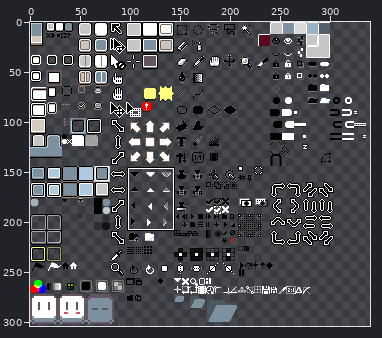
Sprite sheet: data/extensions/aseprite-theme/sheet.png. Above: a wide view before the commit, with the close-up outlined.
Close-up. As it was:
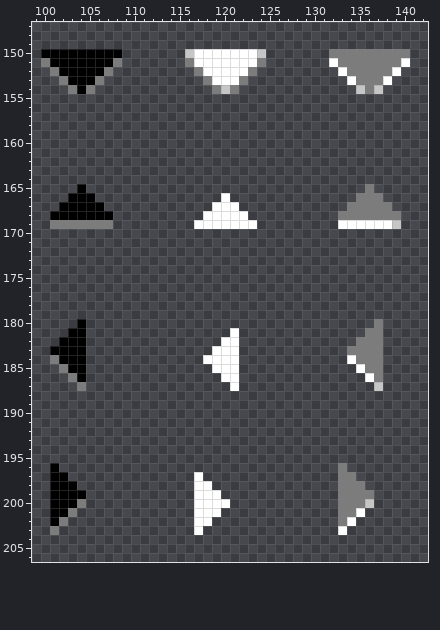
The file is 340x304 pixels. Pixels under 10% opacity are left out. Colours within 5 levels of each other are drawn and written as one. Shown: x 99..142, y 147..206. The commit also changed other parts of the picture, which this record leaves out.
After the commit:
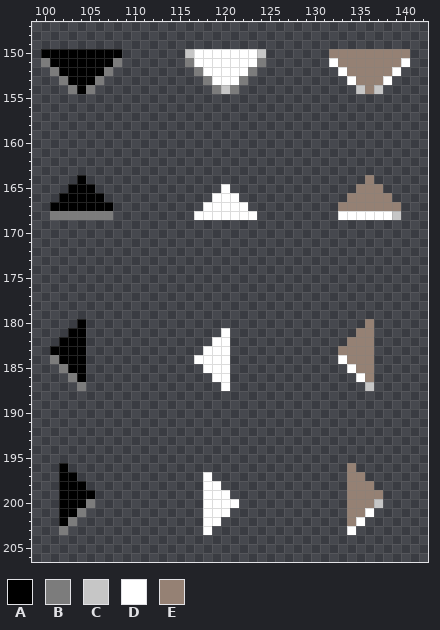
Palette (. is transparent): A #000000  B #7c7c7c  C #c6c6c6  D #ffffff  E #958174
Difference:
{"y":150,"x":132,"old":"BBBBBBBBB","new":"EEEEEEEEE"}
{"y":151,"x":133,"old":"BBBBBBB","new":"EEEEEEE"}
{"y":152,"x":134,"old":"BBBBB","new":"EEEEE"}
{"y":153,"x":135,"old":"BBB","new":"EEE"}
{"y":154,"x":136,"old":"B","new":"E"}
{"y":164,"x":104,"old":".","new":"A"}
{"y":164,"x":136,"old":".","new":"E"}
{"y":165,"x":103,"old":".","new":"A"}
{"y":165,"x":105,"old":".","new":"A"}
{"y":165,"x":120,"old":".","new":"D"}
{"y":165,"x":135,"old":".B.","new":"EEE"}
{"y":166,"x":102,"old":".","new":"A"}
{"y":166,"x":106,"old":".","new":"A"}
{"y":166,"x":119,"old":".","new":"D"}
{"y":166,"x":121,"old":".","new":"D"}
{"y":166,"x":134,"old":".BBB.","new":"EEEEE"}
{"y":167,"x":101,"old":".","new":"A"}
{"y":167,"x":107,"old":".","new":"A"}
{"y":167,"x":118,"old":".","new":"D"}
{"y":167,"x":122,"old":".","new":"D"}
{"y":167,"x":133,"old":".BBBBB.","new":"EEEEEEE"}
{"y":168,"x":101,"old":"AAAAAAA","new":"BBBBBBB"}
{"y":168,"x":117,"old":".","new":"D"}
{"y":168,"x":123,"old":".","new":"D"}
{"y":168,"x":133,"old":"BBBBBBB","new":"DDDDDDC"}
{"y":169,"x":101,"old":"BBBBBBB","new":"......."}
{"y":169,"x":117,"old":"DDDDDDD","new":"......."}
{"y":169,"x":133,"old":"DDDDDDC","new":"......."}
{"y":180,"x":136,"old":".B","new":"E."}
{"y":181,"x":120,"old":".D","new":"D."}
{"y":181,"x":135,"old":".BB","new":"EE."}
{"y":182,"x":119,"old":".","new":"D"}
{"y":182,"x":121,"old":"D","new":"."}
{"y":182,"x":134,"old":".BBB","new":"EEE."}
{"y":183,"x":118,"old":".","new":"D"}
{"y":183,"x":121,"old":"D","new":"."}
{"y":183,"x":133,"old":".BBBB","new":"EEEE."}
{"y":184,"x":117,"old":".","new":"D"}
{"y":184,"x":121,"old":"D","new":"."}
{"y":184,"x":133,"old":".DBBB","new":"DEEE."}
{"y":185,"x":118,"old":".","new":"D"}
{"y":185,"x":121,"old":"D","new":"."}
{"y":185,"x":134,"old":".DBB","new":"DEE."}
{"y":186,"x":119,"old":".","new":"D"}
{"y":186,"x":121,"old":"D","new":"."}
{"y":186,"x":135,"old":".DB","new":"DE."}
{"y":187,"x":120,"old":".D","new":"D."}
{"y":187,"x":136,"old":".C","new":"C."}
{"y":196,"x":101,"old":"A.","new":".A"}
{"y":196,"x":133,"old":"B.","new":".E"}
{"y":197,"x":101,"old":"A","new":"."}
{"y":197,"x":103,"old":".","new":"A"}
{"y":197,"x":117,"old":"D.","new":".D"}
{"y":197,"x":133,"old":"BB.","new":".EE"}
{"y":198,"x":101,"old":"A","new":"."}
{"y":198,"x":104,"old":".","new":"A"}
{"y":198,"x":117,"old":"D","new":"."}
{"y":198,"x":119,"old":".","new":"D"}
{"y":198,"x":133,"old":"BBB.","new":".EEE"}
{"y":199,"x":101,"old":"A","new":"."}
{"y":199,"x":105,"old":".","new":"A"}
{"y":199,"x":117,"old":"D","new":"."}
{"y":199,"x":120,"old":".","new":"D"}
{"y":199,"x":133,"old":"BBBB.","new":".EEEE"}
{"y":200,"x":101,"old":"A","new":"."}
{"y":200,"x":104,"old":"B.","new":"AB"}
{"y":200,"x":117,"old":"D","new":"."}
{"y":200,"x":121,"old":".","new":"D"}
{"y":200,"x":133,"old":"BBBC.","new":".EEEC"}
{"y":201,"x":101,"old":"A","new":"."}
{"y":201,"x":103,"old":"B.","new":"AB"}
{"y":201,"x":117,"old":"D","new":"."}
{"y":201,"x":120,"old":".","new":"D"}
{"y":201,"x":133,"old":"BBD.","new":".EED"}
{"y":202,"x":101,"old":"AB.","new":".AB"}
{"y":202,"x":117,"old":"D","new":"."}
{"y":202,"x":119,"old":".","new":"D"}
{"y":202,"x":133,"old":"BD.","new":".ED"}
{"y":203,"x":101,"old":"B.","new":".B"}
{"y":203,"x":117,"old":"D.","new":".D"}
{"y":203,"x":133,"old":"D.","new":".D"}
